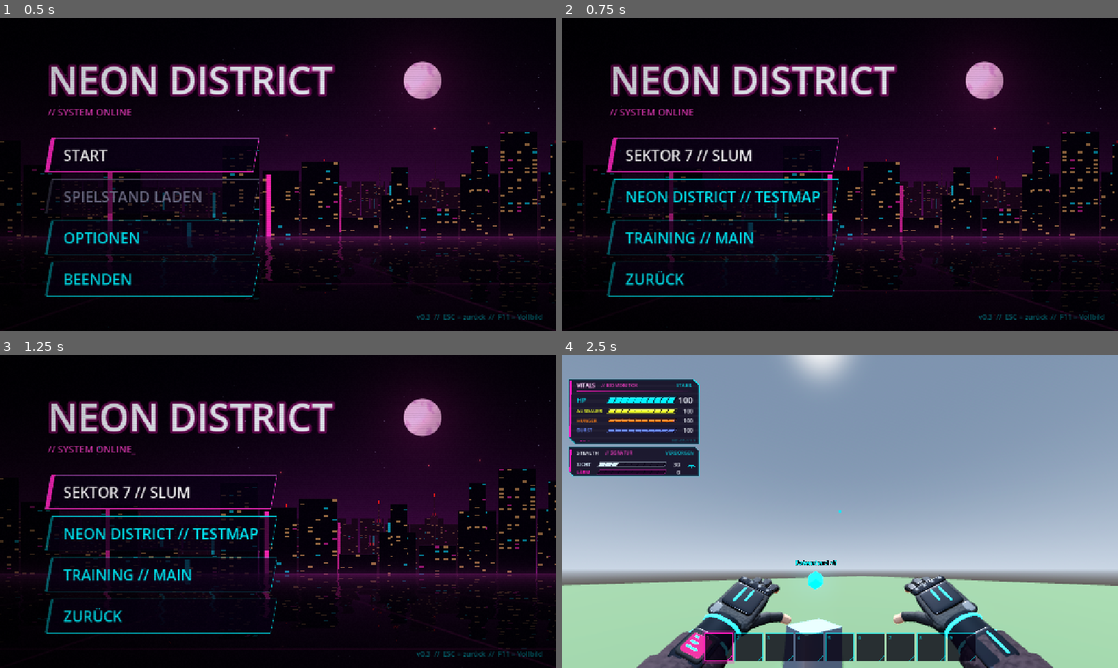
Above: before the commit, frames 1-4 (two rows, left to right).
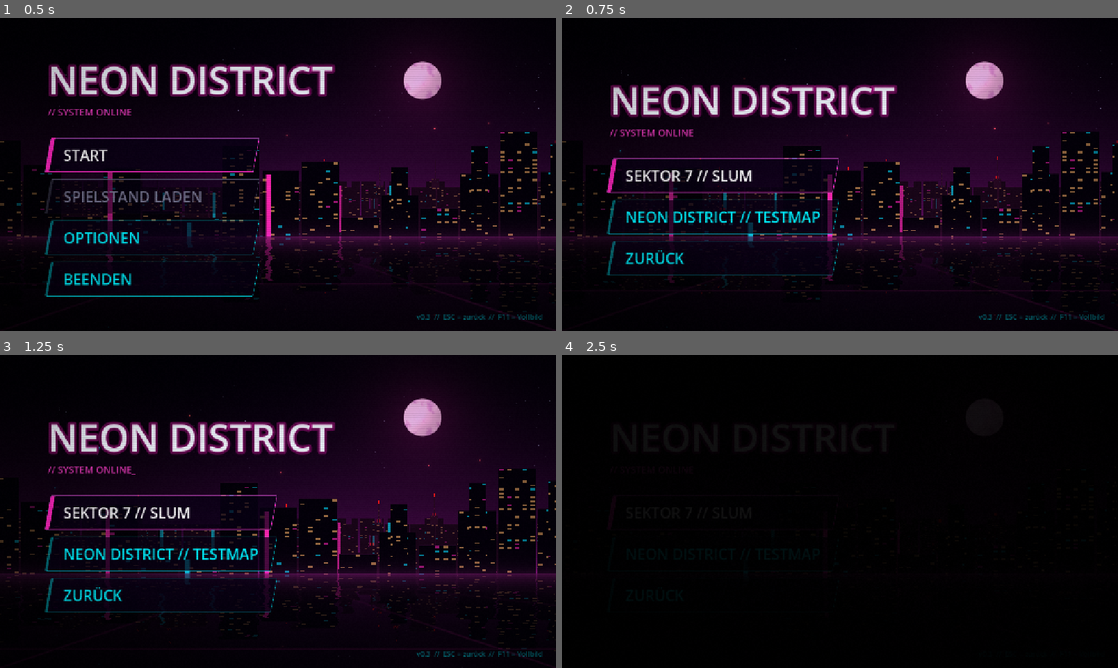
Above: after the commit, the same moments.

Repository: CaptainArschbart/Test
Game: Godot game, scene res://scenes/menu/main_menu.tscn
The game is run twice, just before and just after one commit, with the same random seed, the same clock (stepped at 60 frames per second) and the same inputs.
Inputs (mouse positions are in pixels of both pictures, inside the frame that each line leads up to):
- Up to frame 1 (0.5 s): no input
- Up to frame 2 (0.75 s): click "START" at 0.5 s
- Up to frame 3 (1.25 s): no input
- Up to frame 4 (2.5 s): click (723, 574) at 1.25 s, where only the run before the commit has a clickable "TRAINING // MAIN"; tap Enter at 2 s; move the mouse to (867, 511) at 2.02 s; hold W (move_forward) from 2.03 s (still down); hold Right mouse button (aim) from 2.03 s (still down); tap Space (jump) at 2.27 s

Frame 1 is identical in both runs. In frame 2, 12% of the frame differs, in the area x 8-61%, y 14-90%; in frame 3, 12%; in frame 4, 99%, in the area x 0-100%, y 0-100%.

Commit message:
Map „Training // Main“ entfernt (main.tscn, main.gd), Menüeintrag und Verweise angepasst
Alle Items daraus liegen auch in Testmap und Sektor 7, das Poster-Bild nutzt die Testmap weiter.

Co-Authored-By: Claude Opus 5.5 (1M context) <noreply@anthropic.com>
Claude-Session: https://claude.ai/code/session_01CnPc7UZ3Z27zsdDbYdaRfL

Diff:
--- a/scenes/main/main.gd
+++ /dev/null
@@ -1,9 +0,0 @@
-extends Node3D
-## Spielwelt: Licht, Test-Level, Spieler und Pausemenü. Spiel-Logik auf Szenenebene kommt hierher.
-## F11 gilt hier nur, solange das Spiel läuft. Bei offenem Pausemenü übernimmt es das Menü selbst.
-
-
-func _unhandled_input(event: InputEvent) -> void:
-	# F11 wechselt zwischen Fenster und Vollbild.
-	if event is InputEventKey and event.pressed and not event.echo and event.keycode == KEY_F11:
-		Settings.toggle_fullscreen()
--- a/scenes/main/main.tscn
+++ /dev/null
@@ -1,134 +0,0 @@
-[gd_scene load_steps=20 format=3]
-
-[ext_resource type="Script" path="res://scenes/main/main.gd" id="1_main"]
-[ext_resource type="PackedScene" path="res://scenes/player/player.tscn" id="2_player"]
-[ext_resource type="PackedScene" path="res://scenes/items/pickup.tscn" id="4_pickup"]
-[ext_resource type="Resource" path="res://scenes/items/data/energy_drink.tres" id="5_energy_drink"]
-[ext_resource type="Resource" path="res://scenes/items/data/credchip.tres" id="6_credchip"]
-[ext_resource type="Resource" path="res://scenes/items/data/data_shard.tres" id="7_data_shard"]
-[ext_resource type="Resource" path="res://scenes/items/data/stim_pack.tres" id="8_stim_pack"]
-[ext_resource type="Resource" path="res://scenes/items/data/mono_blade.tres" id="9_mono_blade"]
-[ext_resource type="Resource" path="res://scenes/items/data/emp_grenade.tres" id="10_emp_grenade"]
-[ext_resource type="PackedScene" path="res://scenes/pause/pause_menu.tscn" id="3_pause"]
-[ext_resource type="Texture2D" path="res://pictures/maxresdefault.jpg" id="11_poster"]
-
-[sub_resource type="ProceduralSkyMaterial" id="ProceduralSkyMaterial_sky"]
-sky_horizon_color = Color(0.66, 0.72, 0.8, 1)
-ground_horizon_color = Color(0.66, 0.72, 0.8, 1)
-
-[sub_resource type="Sky" id="Sky_main"]
-sky_material = SubResource("ProceduralSkyMaterial_sky")
-
-[sub_resource type="Environment" id="Environment_main"]
-background_mode = 2
-sky = SubResource("Sky_main")
-ambient_light_source = 3
-reflected_light_source = 2
-tonemap_mode = 2
-ssao_enabled = true
-glow_enabled = true
-
-[sub_resource type="StandardMaterial3D" id="StandardMaterial3D_ground"]
-albedo_color = Color(0.32, 0.45, 0.3, 1)
-
-[sub_resource type="StandardMaterial3D" id="StandardMaterial3D_box"]
-albedo_color = Color(0.55, 0.6, 0.68, 1)
-
-[sub_resource type="StandardMaterial3D" id="StandardMaterial3D_ramp"]
-albedo_color = Color(0.7, 0.62, 0.45, 1)
-
-[sub_resource type="StandardMaterial3D" id="StandardMaterial3D_poster"]
-albedo_texture = ExtResource("11_poster")
-roughness = 0.9
-emission_enabled = true
-emission = Color(1, 1, 1, 1)
-emission_energy_multiplier = 0.45
-emission_texture = ExtResource("11_poster")
-texture_filter = 5
-cull_mode = 2
-
-[sub_resource type="QuadMesh" id="QuadMesh_poster"]
-material = SubResource("StandardMaterial3D_poster")
-size = Vector2(1.6, 0.9)
-
-[node name="Main" type="Node3D"]
-script = ExtResource("1_main")
-
-[node name="WorldEnvironment" type="WorldEnvironment" parent="."]
-environment = SubResource("Environment_main")
-
-[node name="Sun" type="DirectionalLight3D" parent="."]
-transform = Transform3D(-0.866025, -0.433013, 0.25, 0, 0.5, 0.866025, -0.5, 0.75, -0.433013, 0, 0, 0)
-shadow_enabled = true
-directional_shadow_max_distance = 80.0
-
-[node name="Level" type="Node3D" parent="."]
-
-[node name="Ground" type="CSGBox3D" parent="Level"]
-transform = Transform3D(1, 0, 0, 0, 1, 0, 0, 0, 1, 0, -0.5, 0)
-use_collision = true
-size = Vector3(100, 1, 100)
-material = SubResource("StandardMaterial3D_ground")
-
-[node name="BoxSmall" type="CSGBox3D" parent="Level"]
-transform = Transform3D(1, 0, 0, 0, 1, 0, 0, 0, 1, 4, 0.5, -6)
-use_collision = true
-material = SubResource("StandardMaterial3D_box")
-
-[node name="BoxLarge" type="CSGBox3D" parent="Level"]
-transform = Transform3D(1, 0, 0, 0, 1, 0, 0, 0, 1, -5, 1, -10)
-use_collision = true
-size = Vector3(4, 2, 4)
-material = SubResource("StandardMaterial3D_box")
-
-[node name="Poster" type="MeshInstance3D" parent="Level"]
-transform = Transform3D(1, 0, 0, 0, 1, 0, 0, 0, 1, -5, 1.15, -7.975)
-cast_shadow = 0
-mesh = SubResource("QuadMesh_poster")
-
-[node name="Ramp" type="CSGBox3D" parent="Level"]
-transform = Transform3D(1, 0, 0, 0, 0.939693, 0.34202, 0, -0.34202, 0.939693, 8, 0.6, 2)
-use_collision = true
-size = Vector3(3, 0.3, 8)
-material = SubResource("StandardMaterial3D_ramp")
-
-[node name="Player" parent="." instance=ExtResource("2_player")]
-
-[node name="Pickups" type="Node3D" parent="."]
-
-[node name="MonoBlade" parent="Pickups" instance=ExtResource("4_pickup")]
-transform = Transform3D(1, 0, 0, 0, 1, 0, 0, 0, 1, 0, 0.5, -3)
-item = ExtResource("9_mono_blade")
-count = 1
-
-[node name="EnergyDrink" parent="Pickups" instance=ExtResource("4_pickup")]
-transform = Transform3D(1, 0, 0, 0, 1, 0, 0, 0, 1, 2, 0.5, -4)
-item = ExtResource("5_energy_drink")
-count = 3
-
-[node name="Credchips" parent="Pickups" instance=ExtResource("4_pickup")]
-transform = Transform3D(1, 0, 0, 0, 1, 0, 0, 0, 1, -2, 0.5, -4)
-item = ExtResource("6_credchip")
-count = 25
-
-[node name="DataShard" parent="Pickups" instance=ExtResource("4_pickup")]
-transform = Transform3D(1, 0, 0, 0, 1, 0, 0, 0, 1, 4, 2, -6)
-item = ExtResource("7_data_shard")
-count = 5
-
-[node name="StimPack" parent="Pickups" instance=ExtResource("4_pickup")]
-transform = Transform3D(1, 0, 0, 0, 1, 0, 0, 0, 1, -5, 2.5, -10)
-item = ExtResource("8_stim_pack")
-count = 2
-
-[node name="EmpGrenade" parent="Pickups" instance=ExtResource("4_pickup")]
-transform = Transform3D(1, 0, 0, 0, 1, 0, 0, 0, 1, 6, 0.5, 6)
-item = ExtResource("10_emp_grenade")
-count = 2
-
-[node name="Credchips2" parent="Pickups" instance=ExtResource("4_pickup")]
-transform = Transform3D(1, 0, 0, 0, 1, 0, 0, 0, 1, -3, 0.5, 2)
-item = ExtResource("6_credchip")
-count = 80
-
-[node name="PauseMenu" parent="." instance=ExtResource("3_pause")]
--- a/scenes/menu/main_menu.gd
+++ b/scenes/menu/main_menu.gd
@@ -19,7 +19,6 @@
 @export var maps: Dictionary[String, String] = {
 	"SEKTOR 7 // SLUM": "res://scenes/slum/slum.tscn",
 	"NEON DISTRICT // TESTMAP": "res://scenes/testmap/testmap.tscn",
-	"TRAINING // MAIN": "res://scenes/main/main.tscn",
 }
 
 @export_group("Glitch")
--- a/scenes/player/player.gd
+++ b/scenes/player/player.gd
@@ -2,7 +2,7 @@
 extends CharacterBody3D
 ## Spielfigur: WASD-Bewegung, Sprint, Sprung und Maus-Kamera (First Person).
 ##
-## Escape öffnet das Pausemenü (PauseMenu in testmap.tscn und main.tscn), das auch die
+## Escape öffnet das Pausemenü (PauseMenu in testmap.tscn und slum.tscn), das auch die
 ## Maus freigibt und wieder einfängt. Ist das Inventar offen, schließt Escape zuerst das.
 ## Ein Klick ins Fenster fängt eine freie Maus ebenfalls ein, etwa nach Alt-Tab.
 ## Zahlentasten (belegbar als hotbar_1…9) und Mausrad wählen den Hotbar-Slot,
Not shown, removed: scenes/main/main.gd.uid
Not shown, changed: README.md
